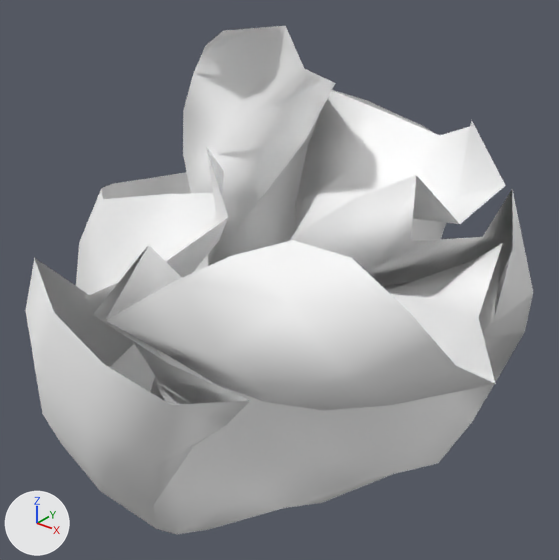
One commit to the glTF model EverythingLibraryBrowser/models/furnishings/furnishings-trash-candywrapper/furnishings-trash-candywrapper_v2.glb: the scene before it, then after it.
Camera for both pictures: a camera (50 mm lens) standing at (0.0404, -0.0493, 0.055) and looking at (0.0002, 0.0009, 0.0239). Every picture has the same lights, and +X, +Y and +Z are marked at lower left. The older version comes first.

Names of what the first picture shows: 'CandyWrapper_v2'.
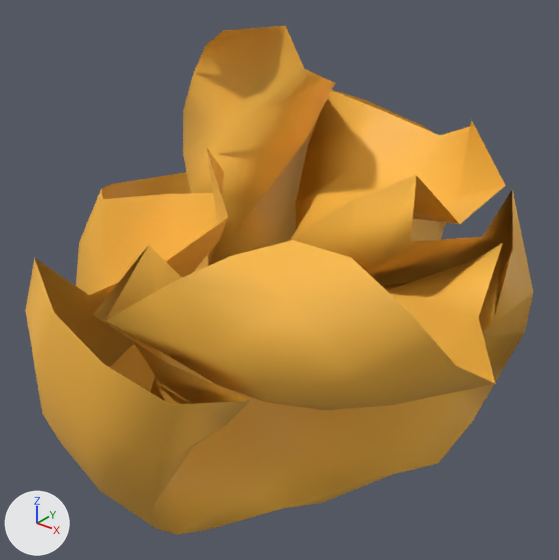
The newer file is also turned or shifted as a whole; pictures and numbers use the older file's frame.

Boxes [x1, y1, x2, y2] around the edits, measured in the pictures (559 x 560 px):
```json
{"part": 1, "of": "me_mesh_002", "change": "recoloured", "before": [25, 26, 533, 534], "after": [25, 26, 533, 534], "on screen": "white to orange"}
```

Edits to the scene script, one JSON object a line:
```json
{"block": "me_mesh_002", "where": "me_mesh_002.from_pydata(...)  # 256 vertices, 450 faces; spans x -0.023..0.0229, y -0.0228..0.0228, z 0.0..0.0455"}
{"block": "me_mesh_002", "where": "# used by ob_candywrapper_v2; location = (0.0, 0.0, 0.0)"}
{"block": "me_mesh_002", "change": "me_mesh_002 part 1: 450 faces centred in x -0.0225..0.0211, y -0.0225..0.0224, z 0.0005..0.0448 are repainted in the vertex colours; the middle colour goes from white #ffffff to orange #ffbd44"}
```
